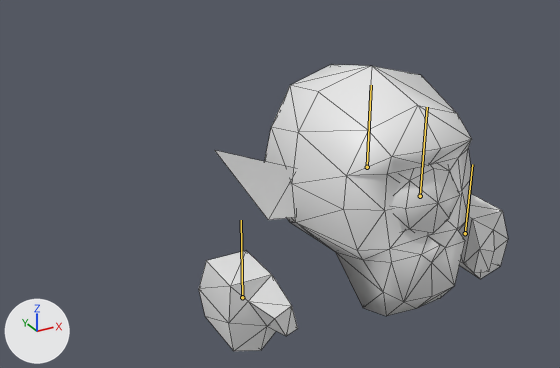
Before and after pictures for a commit that changed the glTF model godot/assets/third_party/gobkit/minion/minion-a01.glb.
Before and after are seen from a 50 mm camera at (-1.022, -1.421, 0.717) aimed at (-0.076, 0.299, -0.143). The axes (+X, +Y, +Z) are drawn at lower left. The lights are the same throughout. The picture after the commit comes second. The bones that change, and the others that lie on the model, are drawn over the model as lines. Mesh edges are drawn as thin lines.

The first picture shows 'body01', 'body02', 'body03', 'body04'.
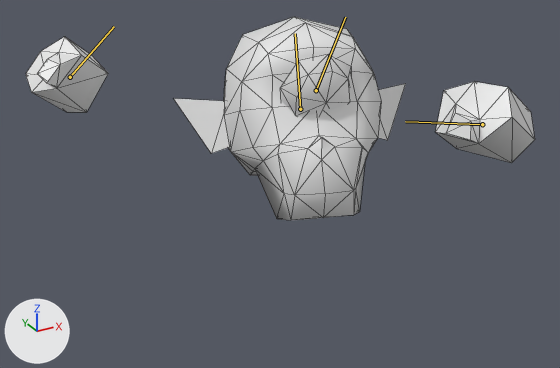
The newer file adds an action. The first version stands in its rest pose; the second is drawn at frame 6 of the action 'attack'.

The change, as a diff of the scene's bpy script:
```diff
--- a/godot/assets/third_party/gobkit/minion/minion-a01.glb.py
+++ b/godot/assets/third_party/gobkit/minion/minion-a01.glb.py
@@ bone_hips @@
 bone_hips = bpy.data.objects['Armature'].pose.bones['Hips']  # child of 'Root'
-bone_hips.location = (0.0, 0.0, 0.0)
-bone_hips.rotation_quaternion = (1.0, 0.0, 0.0, 0.0)  # degrees (0, 0, 0)
+bone_hips.location = (0.0, 0.053, -0.32)
+bone_hips.rotation_quaternion = (0.967, -0.182, -0.175, -0.022)  # degrees (-22, -20, 1)
@@ bone_head @@
 bone_head = bpy.data.objects['Armature'].pose.bones['Head']  # child of 'Hips'
-bone_head.location = (0.0, 0.0, 0.0)
-bone_head.rotation_quaternion = (1.0, 0.0, 0.0, 0.0)  # degrees (0, 0, 0)
+bone_head.location = (0.008, 0.03, 0.005)
+bone_head.rotation_quaternion = (0.929, 0.328, 0.135, -0.108)  # degrees (38, 19, -7)
@@ bone_rightarm @@
 bone_rightarm = bpy.data.objects['Armature'].pose.bones['RightArm']  # child of 'Hips'
-bone_rightarm.location = (0.0, 0.0, 0.0)
-bone_rightarm.rotation_quaternion = (1.0, 0.0, 0.0, 0.0)  # degrees (0, 0, 0)
+bone_rightarm.location = (-0.305, 0.426, -0.354)
+bone_rightarm.rotation_quaternion = (0.864, -0.065, -0.311, -0.391)  # degrees (9, -36, -52)
@@ bone_leftarm @@
 bone_leftarm = bpy.data.objects['Armature'].pose.bones['LeftArm']  # child of 'Hips'
-bone_leftarm.location = (0.0, 0.0, 0.0)
-bone_leftarm.rotation_quaternion = (1.0, 0.0, 0.0, 0.0)  # degrees (0, 0, 0)
+bone_leftarm.location = (0.038, 0.187, 0.328)
+bone_leftarm.rotation_quaternion = (0.728, -0.359, -0.161, 0.561)  # degrees (-46, 10, 71)
```

Where the change shows, as pixel boxes [x1, y1, x2, y2] in the pictures (560 x 368 px):
'body01', posed (24% narrower, 19% shorter): before [264, 65, 472, 316]; after [224, 17, 381, 220]
'body03', posed (65% wider, 20% shorter): before [199, 194, 508, 351]; after [26, 37, 535, 163]
'body04', posed: before [392, 164, 460, 235]; after [280, 54, 351, 115]
'body02', posed: before [215, 150, 295, 220]; after [174, 84, 405, 154]
bone 'Hips', root to tip: before (367, 167) to (371, 85); after (300, 109) to (295, 33)
bone 'Head', root to tip: before (420, 196) to (427, 107); after (316, 90) to (345, 17)
bone 'RightArm', root to tip: before (242, 297) to (241, 220); after (70, 77) to (114, 26)
bone 'LeftArm', root to tip: before (465, 233) to (472, 164); after (482, 124) to (405, 121)
